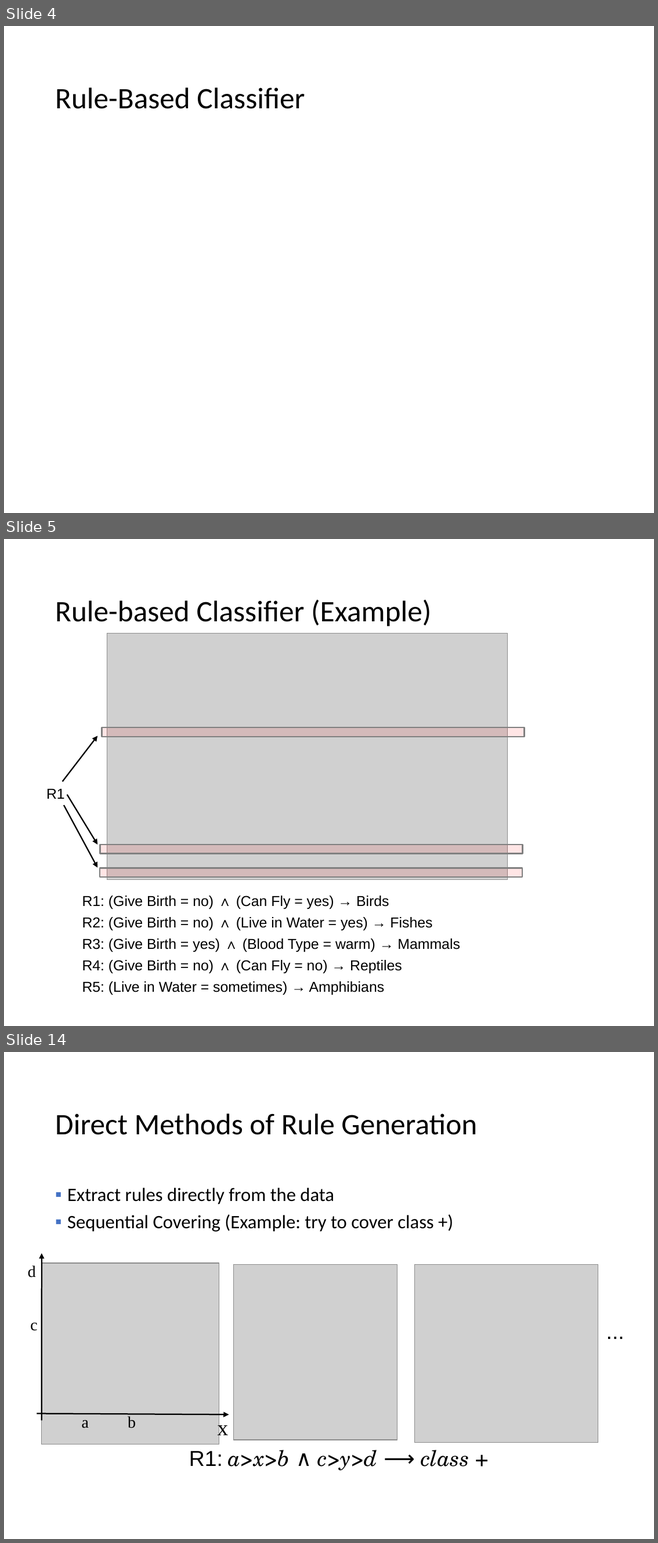
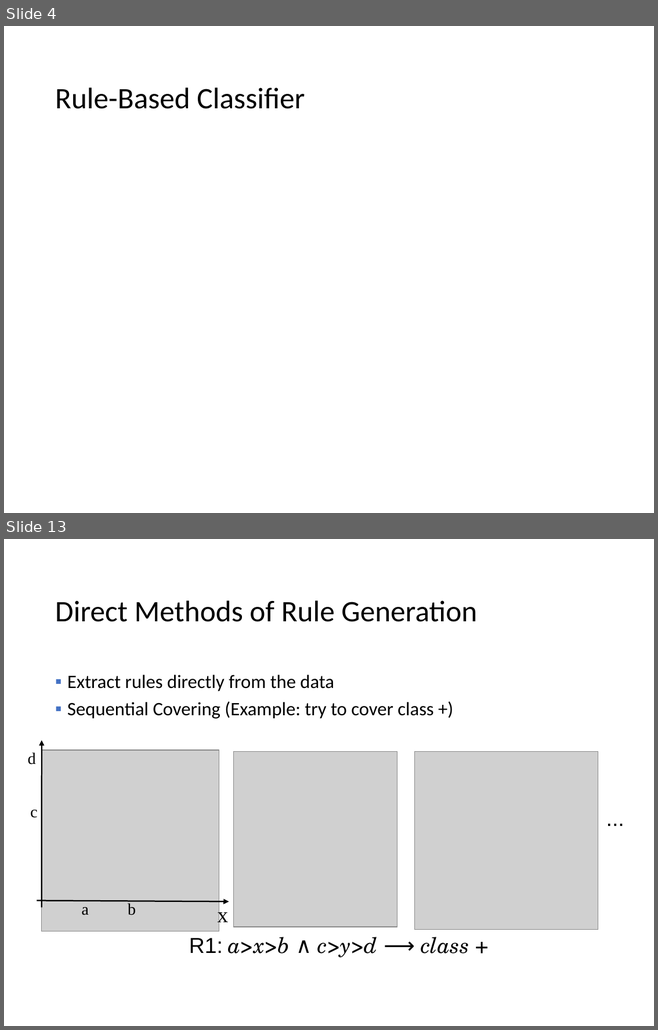
Before and after one commit to mhahsler/Introduction_to_Data_Mining_R_Examples, a slide deck: slides/chap4_alternative_classification.pptx. Shown one above the other, each under a label of ours: slides 4, 5 and 14 before the commit, slides 4 and 13 after it; the slides between them are not shown. The pictures are 658x1543 and 658x1030 pixels, drawn with LibreOffice and Linux fonts; fonts in the diff are those of the drawing; grey boxes stand for pictures. Boxes give left, top, right and bottom in pixels: in the first picture for what was removed or moved away, otherwise in the second. Text is boxed around its words. In the diff, an @@ line names an element or a change of style, - is before the commit and + after.

```diff
--- a/slides/chap4_alternative_classification.pptx
+++ b/slides/chap4_alternative_classification.pptx
@@ slide 5 removed at [4, 539, 654, 1026], background #FFFFFF @@
@@ title removed at [55, 599, 431, 627] @@
-Rule-based Classifier (Example)
@@ picture removed at [107, 633, 507, 880] @@
@@ rectangle removed at [102, 727, 524, 736] @@
@@ arrow removed from (63, 781) to (97, 736) @@
@@ text removed at [46, 789, 65, 799] @@
-R1
@@ arrow removed from (67, 795) to (97, 844) @@
@@ arrow removed from (64, 805) to (97, 868) @@
@@ rectangle removed at [100, 844, 523, 853] @@
@@ rectangle removed at [100, 868, 523, 878] @@
@@ text removed at [82, 896, 460, 995] @@
-R1: (Give Birth = no) ∧ (Can Fly = yes) → Birds
-R2: (Give Birth = no) ∧ (Live in Water = yes) → Fishes
-R3: (Give Birth = yes) ∧ (Blood Type = warm) → Mammals
-R4: (Give Birth = no) ∧ (Can Fly = no) → Reptiles
-R5: (Live in Water = sometimes) → Amphibians
@@ what was slide 14 is now slide 13 @@
```
Also in this commit, not shown: 11 slides changed, 1 other file.
